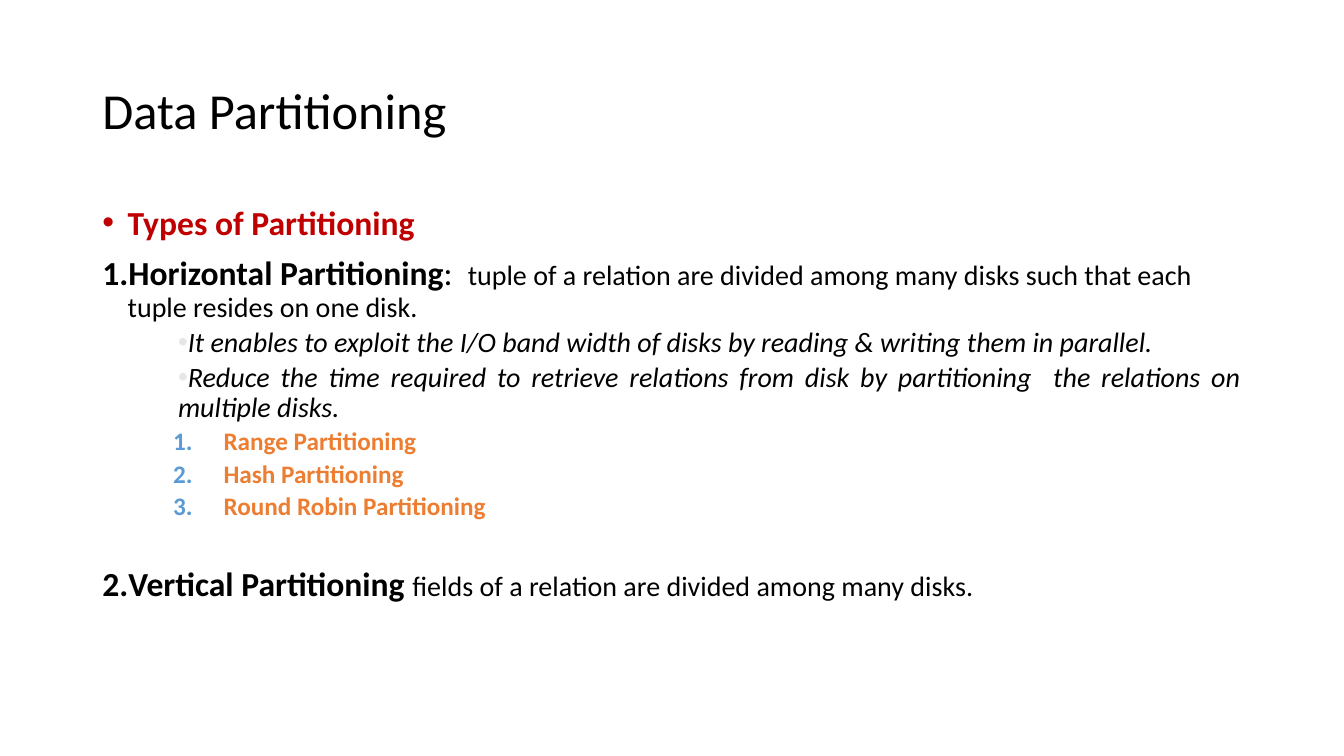
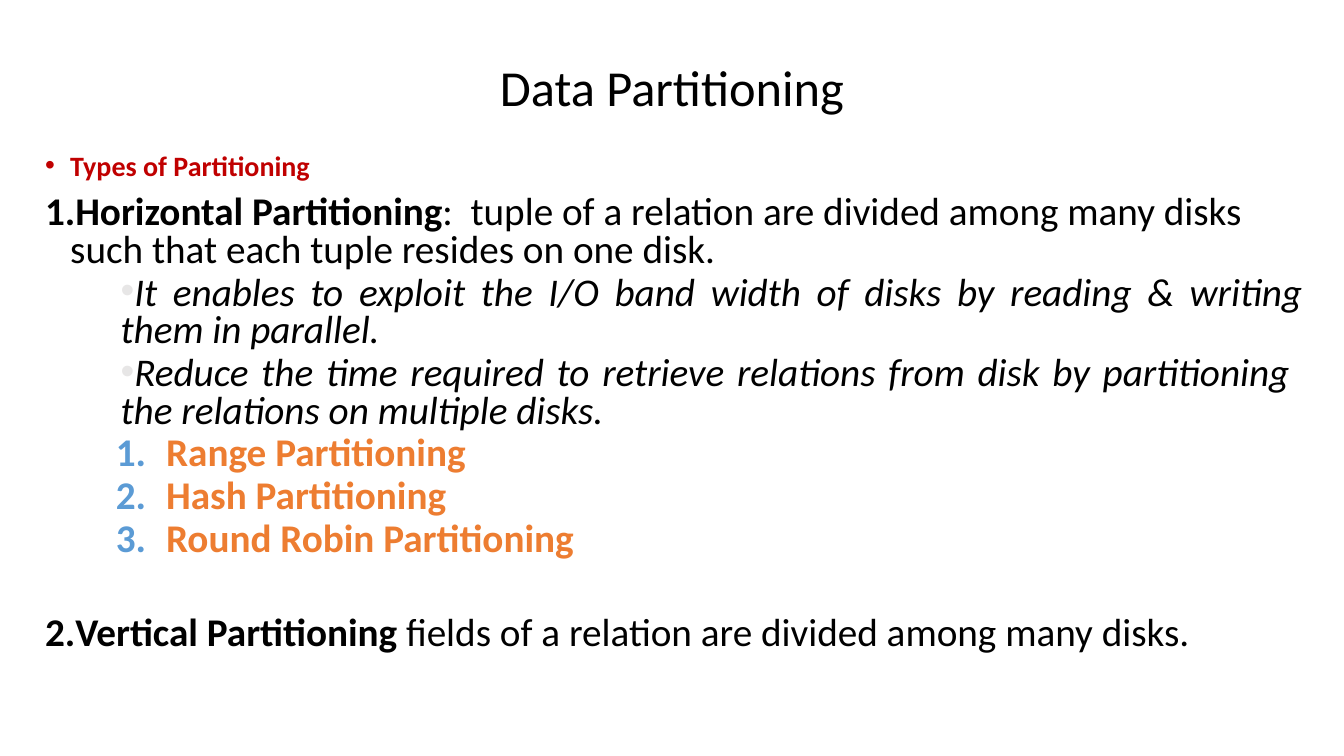
Before and after one commit to PrashanthSingaravelan/winter_semester, a slide deck: slide 16 of CSI2004 Advanced DataBase Management System/Reference Materials/7_Parallel database.pptx. Drawn at 1344x756 pixels with LibreOffice and Linux fonts; fonts in the diff are those of the drawing. Boxes give left, top, right and bottom in pixels: in the first picture for what was removed or moved away, otherwise in the second. Text is boxed around its words. In the diff, an @@ line names an element or a change of style, - is before the commit and + after.

```diff
--- a/CSI2004 Advanced DataBase Management System/Reference Materials/7_Parallel database.pptx
+++ b/CSI2004 Advanced DataBase Management System/Reference Materials/7_Parallel database.pptx
@@ title "Data Partitioning" at box(500, 71, 843, 115): alignment left to centre @@
@@ text "Types of Partitioning": place and size @@
-text "Types of Partitioning" at box(102, 211, 1240, 602)
+text "Types of Partitioning" at box(45, 156, 1302, 653)
@@ text "Types of Partitioning" at box(45, 156, 1302, 653): size 24 to 20 pt in "Types of Partitioning"; size 24 to 28 pt in "Horizontal Partitioning:", "Vertical Partitioning"; size 20 to 28 pt in "tuple of a relation are divided among ...", "It enables to exploit the I/O band ...", "Reduce the time required to retrieve relations ...", "fields of a relation are divided among ..."; size 18 to 28 pt in "Range Partitioning", "Hash Partitioning", "Round Robin Partitioning"; line spacing 0.9 to 0.8 @@
```
Also in this commit, not shown: 17 other files.
